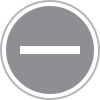
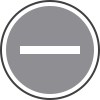
Layer changes from the first 100×100 image to the second:
painted on "Border" over left=0, top=0, right=100, bottom=100
